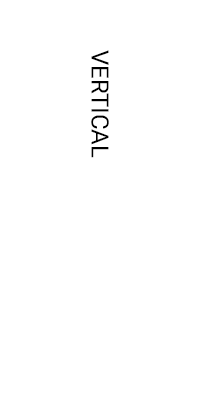
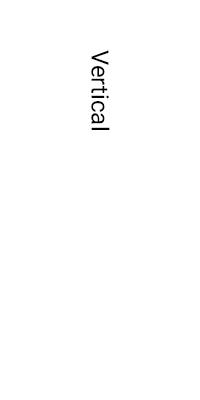
Before/after of a 200 × 400 layered artwork. What changed in the layer stack:
painted on "Vertical" over (91, 66, 110, 158)
